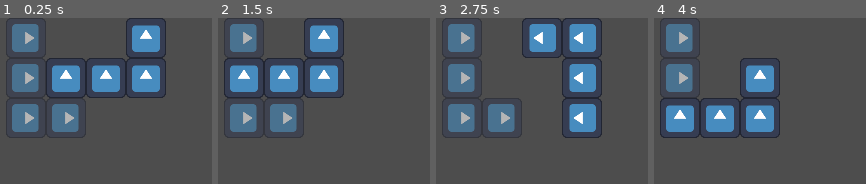
Above: before the commit, frames 1-4 (left to right).
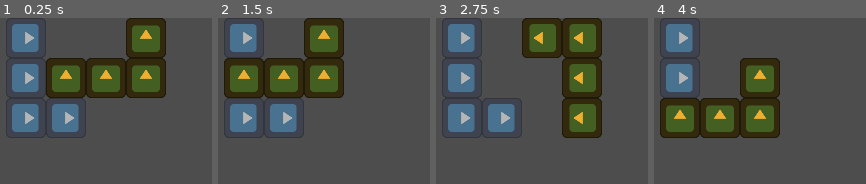
Above: after the commit, the same moments.

Repository: kolulu23/godot4-rc1-test-tetris
Game: Godot game, scene res://Main.tscn
Two runs of this game, one before a commit and one after it. Both use one fixed random seed, a clock stepped at 60 frames per second and the inputs below. The engine's default icon, where the game draws it, is replaced by a stand-in: a white triangle on a blue panel in a dark square.
Inputs:
- Up to frame 1 (0.25 s): no input
- Up to frame 2 (1.5 s): tap Enter at 0.5 s; hold Right (tetro_move_right) 0.53-1.28 s; hold Space (tetro_hard_drop) 0.53-1.28 s; tap R (restart) at 1.25 s; hold Left (tetro_move_left) from 1.28 s (still down); tap Shift (tetro_hold) at 1.35 s
- Up to frame 3 (2.75 s): tap R (restart) at 2 s; release Left (tetro_move_left) at 2.03 s; hold Right (tetro_move_right) from 2.03 s (still down); hold Z (tetro_rotate_ccw) from 2.03 s (still down)
- Up to frame 4 (4 s): tap R (restart) at 2.75, 3.5 s; release Z (tetro_rotate_ccw) at 2.78 s; tap Up (tetro_rotate_cw) at 2.85 s; release Right (tetro_move_right) at 3.53 s; hold Left (tetro_move_left) from 3.53 s (still down); hold Down (tetro_soft_drop) from 3.53 s (still down)

The runs differ from the first frame. In frame 1, 18% of the frame differs, in the area x 21-79%, y 0-49%; in frame 2, 18%; in frame 3, 18%; in frame 4, 18%.

Commit message:
Change tetromino's tint, yeah i know it's uglier than rotten pizza

Diff:
--- a/Tetromino/Tetro_I.tscn
+++ b/Tetromino/Tetro_I.tscn
@@ -4,6 +4,7 @@
 [ext_resource type="Script" path="res://script/Tetromino.gd" id="1_vplaj"]
 
 [node name="Tetro_I" type="Node2D"]
+modulate = Color(0.509804, 0.980392, 0.996078, 1)
 script = ExtResource("1_vplaj")
 
 [node name="I1" parent="." instance=ExtResource("1_213t1")]
--- a/Tetromino/Tetro_J.tscn
+++ b/Tetromino/Tetro_J.tscn
@@ -4,6 +4,7 @@
 [ext_resource type="Script" path="res://script/Tetromino.gd" id="1_mph51"]
 
 [node name="Tetro_J" type="Node2D"]
+modulate = Color(0.937255, 0.682353, 0.176471, 1)
 script = ExtResource("1_mph51")
 
 [node name="J1" parent="." instance=ExtResource("1_l15q0")]
--- a/Tetromino/Tetro_L.tscn
+++ b/Tetromino/Tetro_L.tscn
@@ -4,6 +4,7 @@
 [ext_resource type="PackedScene" uid="uid://dxdcihwkola1r" path="res://Tetromino/TetroBlock.tscn" id="1_mlr03"]
 
 [node name="Tetro_L" type="Node2D"]
+modulate = Color(0.207843, 0.333333, 0.992157, 1)
 script = ExtResource("1_68fv6")
 
 [node name="L1" parent="." instance=ExtResource("1_mlr03")]
--- a/Tetromino/Tetro_O.tscn
+++ b/Tetromino/Tetro_O.tscn
@@ -4,6 +4,7 @@
 [ext_resource type="PackedScene" uid="uid://dxdcihwkola1r" path="res://Tetromino/TetroBlock.tscn" id="1_bnu45"]
 
 [node name="Tetro_O" type="Node2D"]
+modulate = Color(0.996078, 0.996078, 0.247059, 1)
 rotation = 0.0039563
 script = ExtResource("1_6dq7l")
 
--- a/Tetromino/Tetro_S.tscn
+++ b/Tetromino/Tetro_S.tscn
@@ -5,6 +5,7 @@
 
 [node name="Tetro_S" type="Node2D"]
 editor_description = "Building block for tetromino. https://tetris.wiki/Tetromino"
+modulate = Color(0.501961, 0.976471, 0.219608, 1)
 script = ExtResource("1_cj2i1")
 
 [node name="S1" parent="." instance=ExtResource("1_4q2mw")]
--- a/Tetromino/Tetro_T.tscn
+++ b/Tetromino/Tetro_T.tscn
@@ -5,6 +5,7 @@
 
 [node name="Tetro_T" type="Node2D"]
 editor_description = "Building block for tetromino. https://tetris.wiki/Tetromino"
+modulate = Color(0.545098, 0.164706, 0.980392, 1)
 script = ExtResource("1_7xx5h")
 
 [node name="T1" parent="." instance=ExtResource("1_oc2vp")]
--- a/Tetromino/Tetro_Z.tscn
+++ b/Tetromino/Tetro_Z.tscn
@@ -5,6 +5,7 @@
 
 [node name="TetroZ" type="Node2D"]
 editor_description = "Building block for tetromino. https://tetris.wiki/Tetromino"
+modulate = Color(0.894118, 0.235294, 0.101961, 1)
 script = ExtResource("1_7g1fp")
 
 [node name="Z1" parent="." instance=ExtResource("1_edvpj")]
